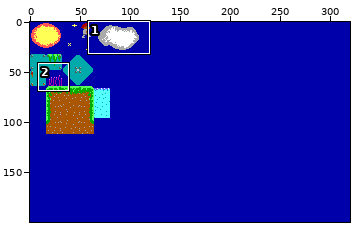
Sprite sheet: images/tiles.png. Above: a wide view before the commit, with the close-up outlined.
Close-up. Earlier state:
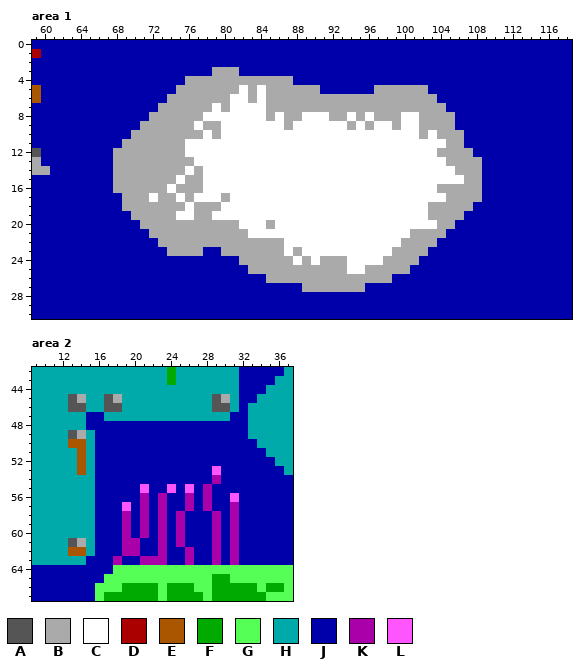
The file is 320x200 pixels. Shown: area 1: x 59..118, y 0..30; area 2: x 9..37, y 42..67.
Palette (. is transparent): A #555555  B #aaaaaa  C #ffffff  D #aa0000  E #aa5500  F #00aa00  G #55ff55  H #00aaaa  J #0000aa  K #aa00aa  L #ff55ff
Pixels before, area 1, first column x 59:
 0 JJJJJJJJJJJJJJJJJJJJJJJJJJJJJJJJJJJJJJJJJJJJJJJJJJJJJJJJJJJJ
 1 DJJJJJJJJJJJJJJJJJJJJJJJJJJJJJJJJJJJJJJJJJJJJJJJJJJJJJJJJJJJ
 2 JJJJJJJJJJJJJJJJJJJJJJJJJJJJJJJJJJJJJJJJJJJJJJJJJJJJJJJJJJJJ
 3 JJJJJJJJJJJJJJJJJJJJBBBJJJJJJJJJJJJJJJJJJJJJJJJJJJJJJJJJJJJJ
 4 JJJJJJJJJJJJJJJJJBBBBBBBBBBBBJJJJJJJJJJJJJJJJJJJJJJJJJJJJJJJ
 5 EJJJJJJJJJJJJJJJBBBBBBBCBCBBBBBBJJJJJJBBBBBBJJJJJJJJJJJJJJJJ
 6 EJJJJJJJJJJJJJJBBBBBBBCCBCBBBBBBBBBBBBBBBBBBBJJJJJJJJJJJJJJJ
 7 JJJJJJJJJJJJJJBBBBBBCBCCCCBBBBBBBBBBBBBBBBBBBBJJJJJJJJJJJJJJ
 8 JJJJJJJJJJJJJBBBBBBCCCCCCCBCBBCCCBBCBCBBBCCBBBBJJJJJJJJJJJJJ
 9 JJJJJJJJJJJJBBBBBBCBBCCCCCCCBCCCCCCBCBCCBCCBBBBJJJJJJJJJJJJJ
10 JJJJJJJJJJJBBBBBBBBCBCCCCCCCCCCCCCCCCCCCCCCBCBBBJJJJJJJJJJJJ
11 JJJJJJJJJJBBBBBBBCCCCCCCCCCCCCCCCCCCCCCCCCCCCCBBJJJJJJJJJJJJ
12 AJJJJJJJJBBBBBBBBCCCCCCCCCCCCCCCCCCCCCCCCCCCCBBBBJJJJJJJJJJJ
13 BJJJJJJJJBBBBBBBBBCCCCCCCCCCCCCCCCCCCCCCCCCCCCBBBBJJJJJJJJJJ
14 BBJJJJJJJBBBBBBBBCBCCCCCCCCCCCCCCCCCCCCCCCCCCCCBBBJJJJJJJJJJ
15 JJJJJJJJJBBBBBBBCBBCCCCCCCCCCCCCCCCCCCCCCCCCCCCCBBJJJJJJJJJJ
16 JJJJJJJJJBBBBBBCBBBCCCCCCCCCCCCCCCCCCCCCCCCCCBBBBBJJJJJJJJJJ
17 JJJJJJJJJJBBBCBBCBCCCBCCCCCCCCCCCCCCCCCCCCCCCCBBBBJJJJJJJJJJ
18 JJJJJJJJJJBBBBBBBCBBBCCCCCCCCCCCCCCCCCCCCCCCBBBBBJJJJJJJJJJJ
19 JJJJJJJJJJJBBBBBCCBBCCCCCCCCCCCCCCCCCCCCCCCCBBBBJJJJJJJJJJJJ
20 JJJJJJJJJJJJBBBBBBBBBBBCCCBCCCCCCCCCCCCCCCCCCBBJJJJJJJJJJJJJ
21 JJJJJJJJJJJJJBBBBBBBBBBBCCCCCCCCCCCCCCCCCCBBBBJJJJJJJJJJJJJJ
22 JJJJJJJJJJJJJJBBBBBBBBBBBBBBCCCCCCCCCCCCCBBBBJJJJJJJJJJJJJJJ
23 JJJJJJJJJJJJJJJBBBBJJBBBBBBBCBCCCCCCCCCCBBBBJJJJJJJJJJJJJJJJ
24 JJJJJJJJJJJJJJJJJJJJJJJBBBBBBCBCBBBCCCCBBBBJJJJJJJJJJJJJJJJJ
25 JJJJJJJJJJJJJJJJJJJJJJJJBBBBBBBBBBBCCBBBBBJJJJJJJJJJJJJJJJJJ
26 JJJJJJJJJJJJJJJJJJJJJJJJJJBBBBBBBBBBBBBBJJJJJJJJJJJJJJJJJJJJ
27 JJJJJJJJJJJJJJJJJJJJJJJJJJJJJJBBBBBBBJJJJJJJJJJJJJJJJJJJJJJJ
28 JJJJJJJJJJJJJJJJJJJJJJJJJJJJJJJJJJJJJJJJJJJJJJJJJJJJJJJJJJJJ
29 JJJJJJJJJJJJJJJJJJJJJJJJJJJJJJJJJJJJJJJJJJJJJJJJJJJJJJJJJJJJ
30 JJJJJJJJJJJJJJJJJJJJJJJJJJJJJJJJJJJJJJJJJJJJJJJJJJJJJJJJJJJJ
Pixels before, area 2, first column x 9:
42 HHHHHHHHHHHHHHHFHHHHHHHJJJJJH
43 HHHHHHHHHHHHHHHFHHHHHHHJJJJHH
44 HHHHHHHHHHHHHHHHHHHHHHHJJJHHH
45 HHHHABHHABHHHHHHHHHHABHJJHHHH
46 HHHHAAHHAAHHHHHHHHHHAAHJHHHHH
47 HHHHHHJJHHHHHHHHHHHHHHJJHHHHH
48 HHHHHHJJJJJJJJJJJJJJJJJJHHHHH
49 HHHHABHJJJJJJJJJJJJJJJJJHHHHH
50 HHHHEEHJJJJJJJJJJJJJJJJJJHHHH
51 HHHHHEHJJJJJJJJJJJJJJJJJJJHHH
52 HHHHHEHJJJJJJJJJJJJJJJJJJJJHH
53 HHHHHEHJJJJJJJJJJJJJLJJJJJJJH
54 HHHHHHHJJJJJJJJJJJJJKJJJJJJJJ
55 HHHHHHHJJJJJLJJLJLJKJJJJJJJJJ
56 HHHHHHHJJJJJKJKJJKJKJJLJJJJJJ
57 HHHHHHHJJJLJKJKJJKJKJJKJJJJJJ
58 HHHHHHHJJJKJKJKJKJJJKJKJJJJJJ
59 HHHHHHHJJJKJKJKJKJJJKJKJJJJJJ
60 HHHHHHHJJJKJKJKJKJJJKJKJJJJJJ
61 HHHHABHJJJKKJJKJKJJJKJKJJJJJJ
62 HHHHEEHJJJKKJJKJJKJJKJKJJJJJJ
63 HHHHHHJJJKJJKKKJJKJJKJKJJJJJJ
64 JJJJJJJJJGGGGGGGGGGGGGGGGGGGG
65 JJJJJJJJGGGGGGGGGGGGFFGGGGGGG
66 JJJJJJJGGGFFFFGFFFGGFFFFFGFFG
67 JJJJJJJGFFFFFFGFFFFGFFFFFFGGG
After the commit:
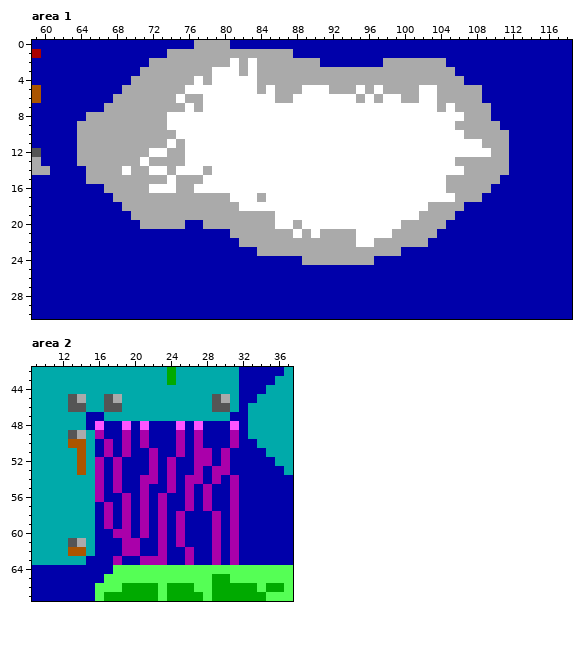
What changed:
Area 1:
y 0: x 77..80 JJJJ -> BBBB
y 1: x 74..87 JJJJJJJJJJJJJJ -> BBBBBBBBBBBBBB
y 2: x 72..90 JJJJJJJJJJJJJJJJJJJ -> BBBBBBBBBCBCBBBBBBB; x 98..104 JJJJJJJ -> BBBBBBB
y 3: x 71..105 JJJJJJJJBBBJJJJJJJJJJJJJJJJJJJJJJJJ -> BBBBBBBBCCCBCBBBBBBBBBBBBBBBBBBBBBB
y 4: x 70..75 JJJJJJ -> BBBBBB; x 77 B -> C; x 79..83 BBBBB -> CCCCC; x 88..106 JJJJJJJJJJJJJJJJJJJ -> BBBBBBBBBBBBBBBBBBB
y 5: x 69..74 JJJJJJ -> BBBBBB; x 76..81 BBBBBB -> CCCCCC; x 83..85 BCB -> CBC; x 89..97 BBJJJJJJB -> CCCBBBCBC; x 102..108 BJJJJJJ -> CCBBBBB
y 6: x 68..73 JJJJJJ -> BBBBBB; x 75 B -> C; x 78..80 BBB -> CCC; x 83 B -> C; x 85 B -> C; x 88..94 BBBBBBB -> CCCCCCC; x 96 B -> C; x 98..99 BB -> CC; x 102..108 BBJJJJJ -> CCBBBBB
y 7: x 67..72 JJJJJJ -> BBBBBB; x 76 B -> C; x 78 B -> C; x 80 B -> C; x 85..103 BBBBBBBBBBBBBBBBBBB -> CCCCCCCCCCCCCCCCCCC; x 105..109 JJJJJ -> CBBBB
y 8: x 65..71 JJJJJJJ -> BBBBBBB; x 74..77 BBBB -> CCCC; x 85 B -> C; x 87..88 BB -> CC; x 92..93 BB -> CC; x 95 B -> C; x 97..99 BBB -> CCC; x 102..109 BBBBJJJJ -> CCCCCBBB
y 9: x 64..70 JJJJJJJ -> BBBBBBB; x 74..76 BBB -> CCC; x 78..79 BB -> CC; x 87 B -> C; x 94 B -> C; x 96 B -> C; x 99 B -> C; x 102..110 BBBBJJJJJ -> CCCCBBBBB
y 10: x 64..69 JJJJJJ -> BBBBBB; x 75..77 BBB -> CCC; x 79 B -> C; x 102 B -> C; x 104..111 BBBJJJJJ -> CCCBBBBB
y 11: x 64..68 JJJJJ -> BBBBB; x 74 B -> C; x 105..111 BBJJJJJ -> CCCCBBB
y 12: x 64..67 JJJJ -> BBBB; x 72..73 BB -> CC; x 104..111 BBBBJJJJ -> CCCCCCBB
y 13: x 64..67 JJJJ -> BBBB; x 71 B -> C; x 76 B -> C; x 105 B -> C; x 109..111 JJJ -> BBB
y 14: x 65..67 JJJ -> BBB; x 69 B -> C; x 72..73 BB -> CC; x 75 B -> C; x 77..78 BC -> CB; x 106 B -> C; x 109..111 JJJ -> BBB
y 15: x 65..67 JJJ -> BBB; x 74..75 BC -> CB; x 105..106 CC -> BB; x 109..110 JJ -> BB
y 16: x 67 J -> B; x 72..73 BB -> CC; x 77 B -> C; x 104 B -> C; x 109 J -> B
y 17: x 68 J -> B; x 72 C -> B; x 75 C -> B; x 77..79 CCC -> BBB; x 84 C -> B; x 105 B -> C
y 18: x 76 C -> B; x 80..81 CC -> BB; x 107 B -> J
y 19: x 75..76 CC -> BB; x 79..85 CCCCCCC -> BBBBBBB; x 102 C -> B; x 106 B -> J
y 20: x 76..77 BB -> JJ; x 82..84 CCC -> BBB; x 88 C -> B; x 100..103 CCCC -> BBBB; x 105 B -> J
y 21: x 72..80 BBBBBBBBB -> JJJJJJJJJ; x 83..87 CCCCC -> BBBBB; x 89 C -> B; x 91..94 CCCC -> BBBB; x 99..100 CC -> BB; x 104 B -> J
y 22: x 73..81 BBBBBBBBB -> JJJJJJJJJ; x 87..94 CCCCCCCC -> BBBBBBBB; x 97..99 CCC -> BBB; x 103 B -> J
y 23: x 74..77 BBBB -> JJJJ; x 80..83 BBBB -> JJJJ; x 87 C -> B; x 89..98 CCCCCCCCCC -> BBBBBBBBBB; x 100..102 BBB -> JJJ
y 24: x 82..88 BBBBBBC -> JJJJJJJ; x 90 C -> B; x 94..101 CCCCBBBB -> BBBJJJJJ
y 25: x 83..100 BBBBBBBBBBBCCBBBBB -> JJJJJJJJJJJJJJJJJJ
y 26: x 85..98 BBBBBBBBBBBBBB -> JJJJJJJJJJJJJJ
y 27: x 89..95 BBBBBBB -> JJJJJJJ
Area 2:
y 48: x 16 J -> L; x 19 J -> L; x 21 J -> L; x 25 J -> L; x 27 J -> L; x 31 J -> L
y 49: x 16 J -> K; x 19 J -> K; x 21 J -> K; x 25 J -> K; x 27 J -> K; x 31 J -> K
y 50: x 17 J -> K; x 19 J -> K; x 21 J -> K; x 25 J -> K; x 27 J -> K; x 31 J -> K
y 51: x 17 J -> K; x 19 J -> K; x 22 J -> K; x 25 J -> K; x 27..28 JJ -> KK; x 30 J -> K
y 52: x 16 J -> K; x 18 J -> K; x 22 J -> K; x 24 J -> K; x 27..28 JJ -> KK; x 30 J -> K
y 53: x 16 J -> K; x 18 J -> K; x 22 J -> K; x 24 J -> K; x 27 J -> K; x 29..30 LJ -> KK
y 54: x 16 J -> K; x 18 J -> K; x 21..22 JJ -> KK; x 24 J -> K; x 26..27 JJ -> KK; x 31 J -> K
y 55: x 16 J -> K; x 18 J -> K; x 21 L -> K; x 24 L -> K; x 26 L -> K; x 31 J -> K
y 56: x 16 J -> K; x 19 J -> K; x 31 L -> K
y 57: x 17 J -> K; x 19 L -> K
y 58..59: x 17 J -> K
y 60: x 18 J -> K
Changed places in both close-ups, as pixel boxes (x1, y1, x2, y2):
changed: (77, 40, 509, 292)
changed: (95, 421, 239, 538)
